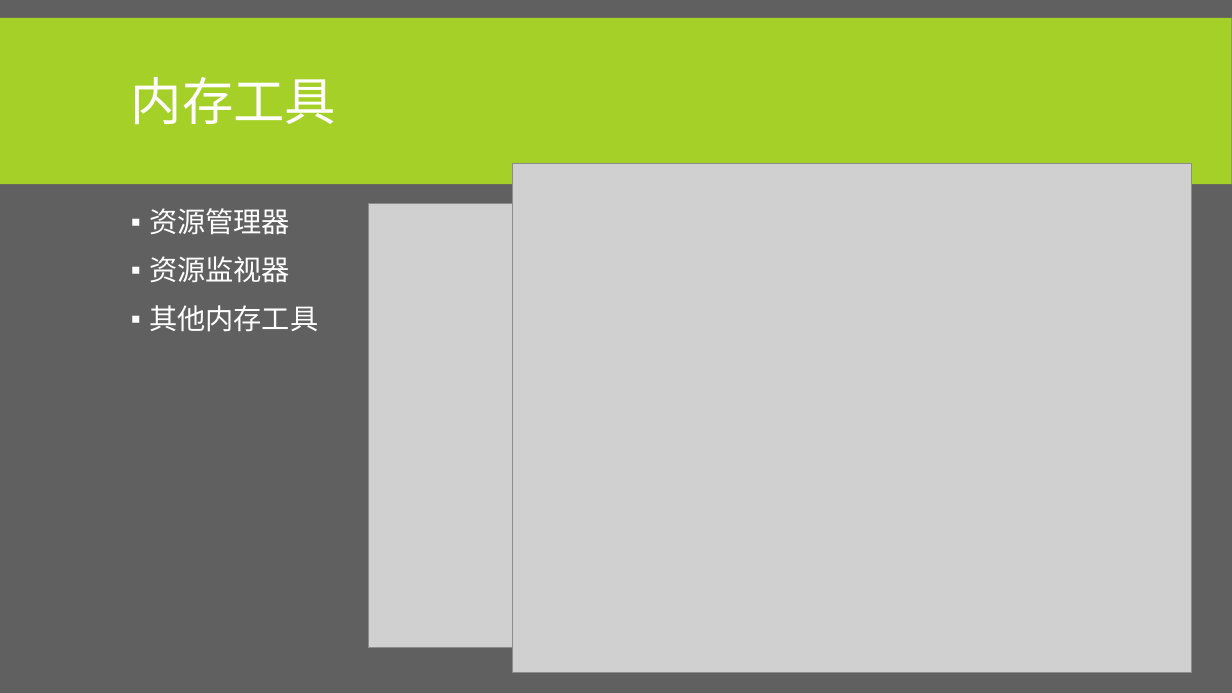
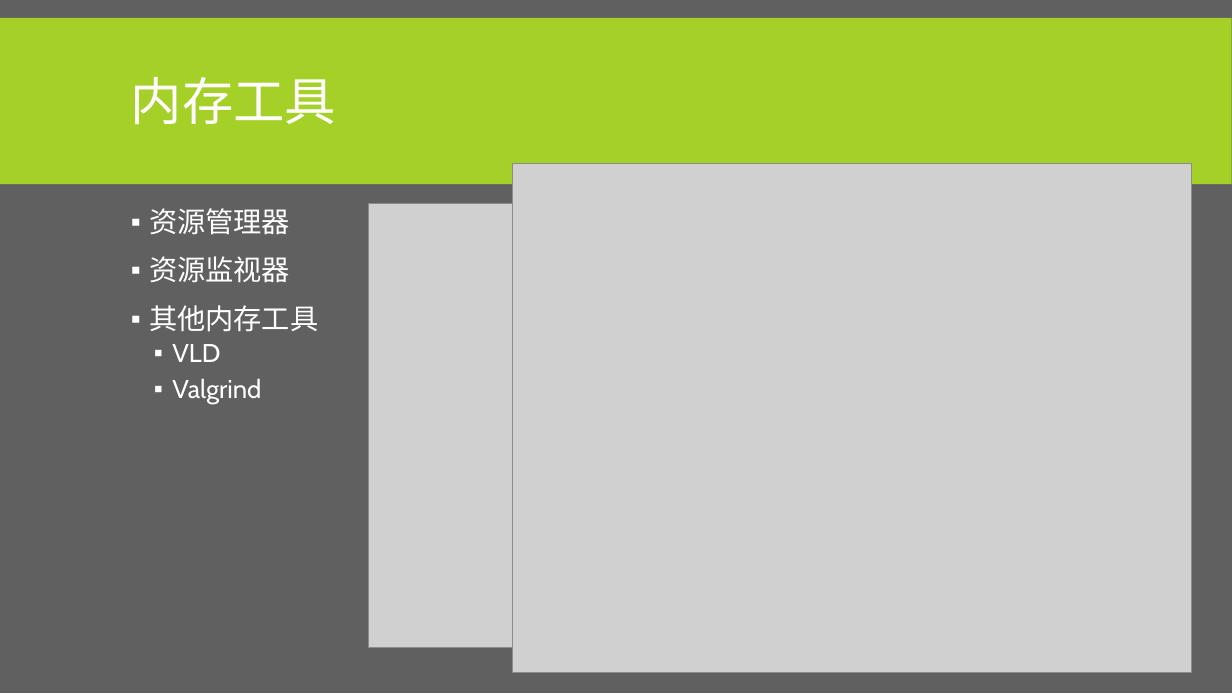
Before and after one commit to albertclass/Lessons, a slide deck: slide 23 of advance c++/courseware.pptx. Drawn at 1232x693 pixels with LibreOffice and Linux fonts; fonts in the diff are those of the drawing; grey boxes stand for pictures. Boxes give left, top, right and bottom in pixels: in the first picture for what was removed or moved away, otherwise in the second. Text is boxed around its words. In the diff, an @@ line names an element or a change of style, - is before the commit and + after.

```diff
--- a/advance c++/courseware.pptx
+++ b/advance c++/courseware.pptx
@@ text at bbox=[172, 344, 261, 403]: paragraphs added @@
+  ▪ VLD
+  ▪ Valgrind
```
Also in this commit, not shown: 9 other slides changed, 4 slides added, 3 other files.
